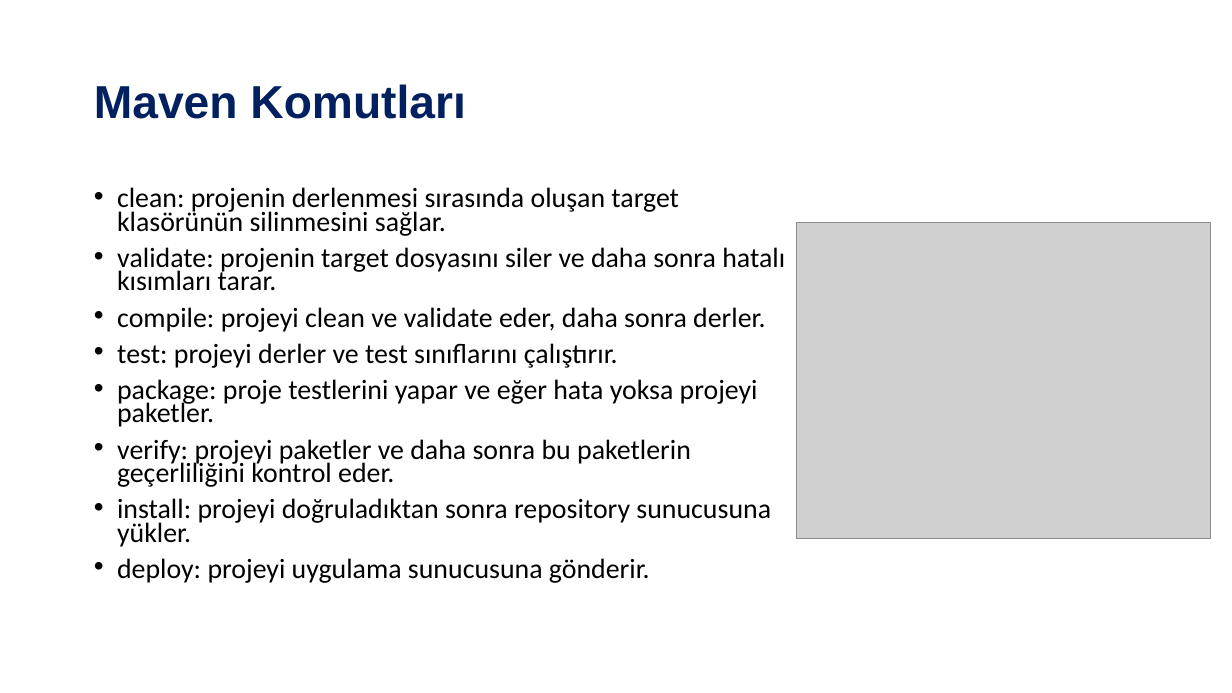
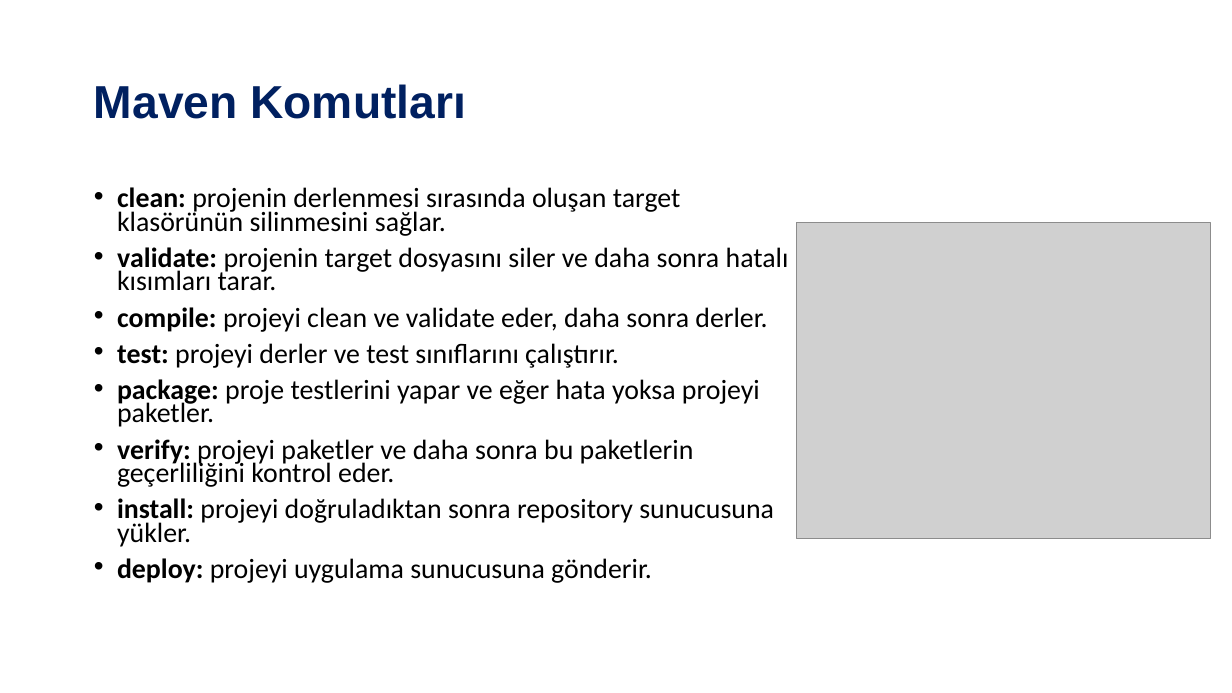
Before and after one commit to ozkansari/MyCourses, a slide deck: slide 4 of SoftwareDevEnvAndTools_2017Autumn/_docs/4_Ders_Sunum.pptx. Drawn at 1232x693 pixels with LibreOffice and Linux fonts; fonts in the diff are those of the drawing; grey boxes stand for pictures. Boxes give left, top, right and bottom in pixels: in the first picture for what was removed or moved away, otherwise in the second. Text is boxed around its words. In the diff, an @@ line names an element or a change of style, - is before the commit and + after.

```diff
--- a/SoftwareDevEnvAndTools_2017Autumn/_docs/4_Ders_Sunum.pptx
+++ b/SoftwareDevEnvAndTools_2017Autumn/_docs/4_Ders_Sunum.pptx
@@ text "clean: projenin derlenmesi sırasında oluşan ..." at (x1=117, y1=187, x2=789, y2=583): bold on in "clean:", "validate:", "compile:", "test:" and 4 more places @@
```
Also in this commit, not shown: 3 other slides changed, 16 slides added, 3 other files.
